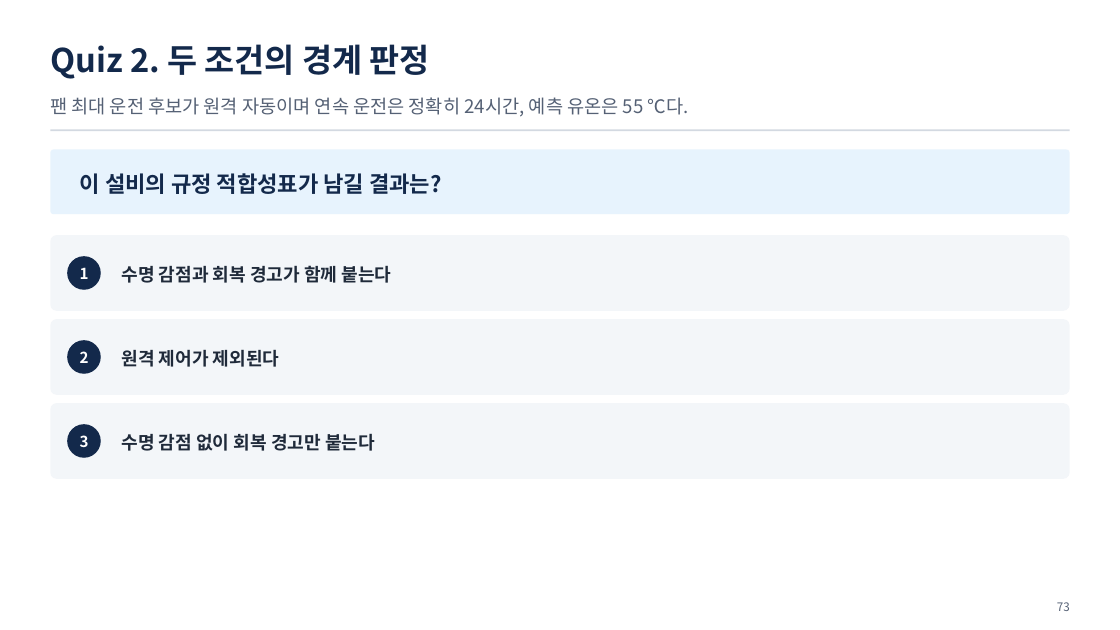
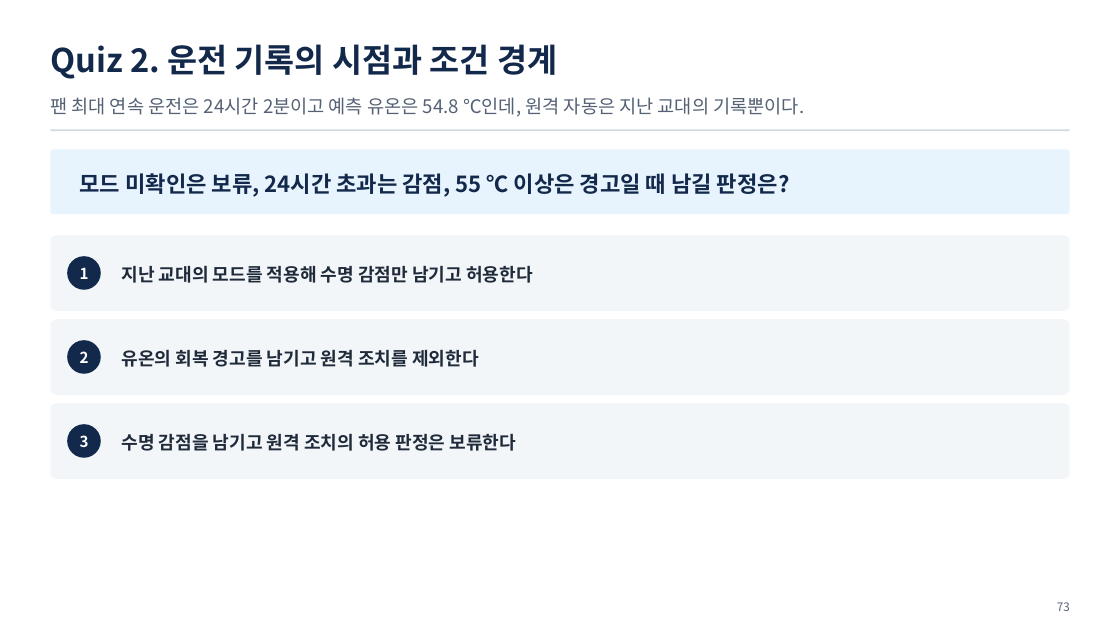
Before and after one commit to uengine-oss/hyd-iot-edu, a slide deck: slide 73 of workspace/강의제작/산출물/통합반/이론/03회차/통합반_03일차.pptx. Drawn at 1120x630 pixels with LibreOffice and Linux fonts; fonts in the diff are those of the drawing. Boxes give left, top, right and bottom in pixels: in the first picture for what was removed or moved away, otherwise in the second. Text is boxed around its words. In the diff, an @@ line names an element or a change of style, - is before the commit and + after.

```diff
--- a/workspace/강의제작/산출물/통합반/이론/03회차/통합반_03일차.pptx
+++ b/workspace/강의제작/산출물/통합반/이론/03회차/통합반_03일차.pptx
@@ text at (50,44,557,79): text changed @@
-Quiz 2. 두 조건의 경계 판정
+Quiz 2. 운전 기록의 시점과 조건 경계
@@ text at (50,97,804,117): text changed @@
-팬 최대 운전 후보가 원격 자동이며 연속 운전은 정확히 24시간, 예측 유온은 55 ℃다.
+팬 최대 연속 운전은 24시간 2분이고 예측 유온은 54.8 ℃인데, 원격 자동은 지난 교대의 기록뿐이다.
@@ text at (80,173,790,197): text changed @@
-이 설비의 규정 적합성표가 남길 결과는?
+모드 미확인은 보류, 24시간 초과는 감점, 55 ℃ 이상은 경고일 때 남길 판정은?
@@ text at (122,266,533,283): text changed @@
-수명 감점과 회복 경고가 함께 붙는다
+지난 교대의 모드를 적용해 수명 감점만 남기고 허용한다
@@ text at (122,350,479,367): text changed @@
-원격 제어가 제외된다
+유온의 회복 경고를 남기고 원격 조치를 제외한다
@@ text at (122,434,517,451): text changed @@
-수명 감점 없이 회복 경고만 붙는다
+수명 감점을 남기고 원격 조치의 허용 판정은 보류한다
```
Also in this commit, not shown: 3 other slides changed, 20 other files.
